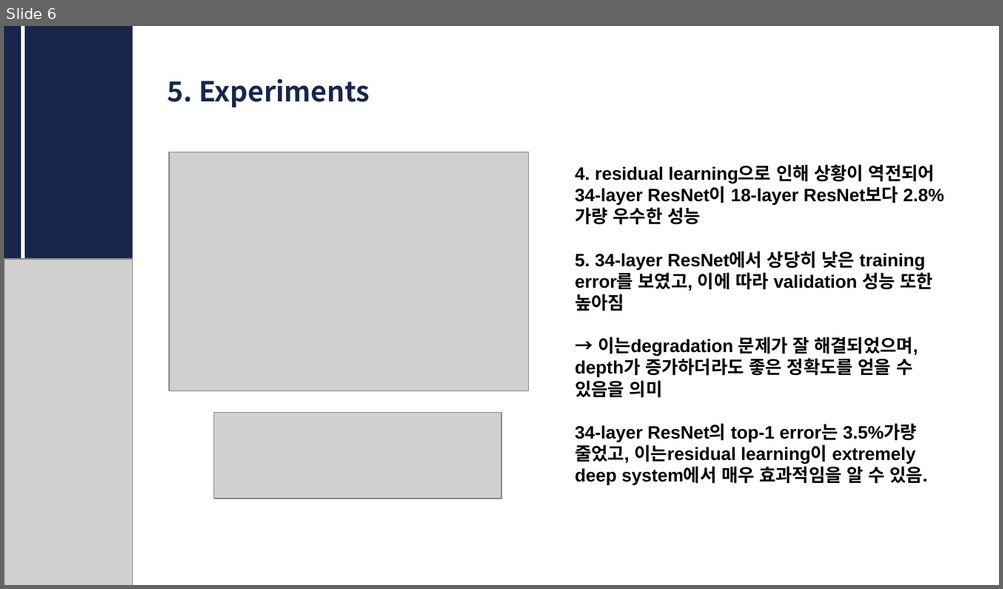
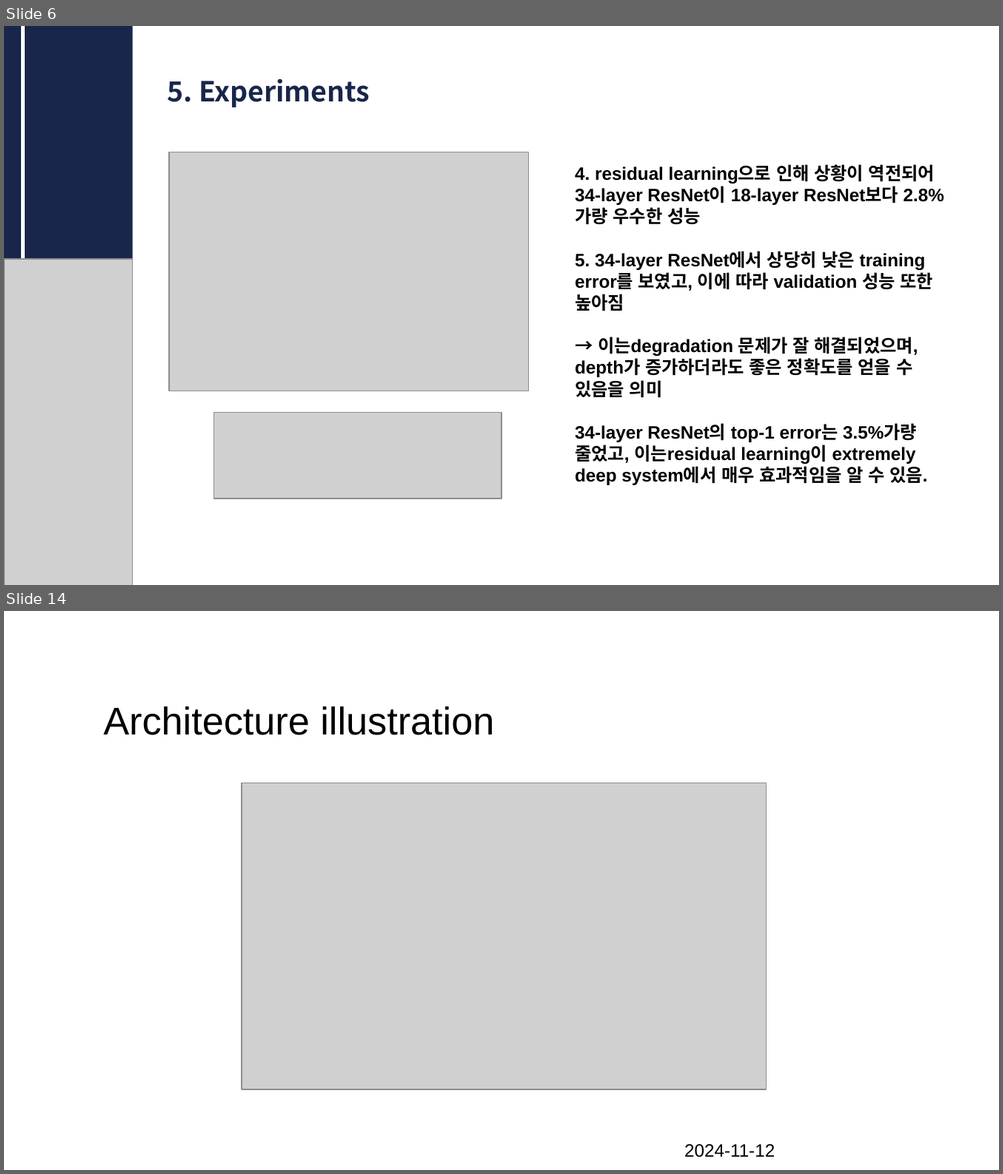
Before and after one commit to CUAI-CAU/2024-2_Study_CVReading_Team2, a slide deck: cv resnet.pptx. Shown one above the other, each under a label of ours: slide 6 before the commit, slides 6 and 14 after it; the slides between them are not shown. The pictures are 1003x589 and 1003x1174 pixels, drawn with LibreOffice and Linux fonts; fonts in the diff are those of the drawing; grey boxes stand for pictures. Boxes give left, top, right and bottom in pixels: in the first picture for what was removed or moved away, otherwise in the second. Text is boxed around its words. In the diff, an @@ line names an element or a change of style, - is before the commit and + after.

```diff
--- a/cv resnet.pptx
+++ b/cv resnet.pptx
@@ slide 14 added at box(4, 611, 999, 1170), background #FFFFFF @@
@@ title added at box(103, 706, 494, 735), 28 pt, text #000000 @@
+Architecture illustration
@@ picture added at box(242, 783, 766, 1089) @@
@@ text added at box(684, 1145, 774, 1158), 12.9 pt, text #000000 @@
+2024-11-12
```
Also in this commit, not shown: 12 other slides added.
